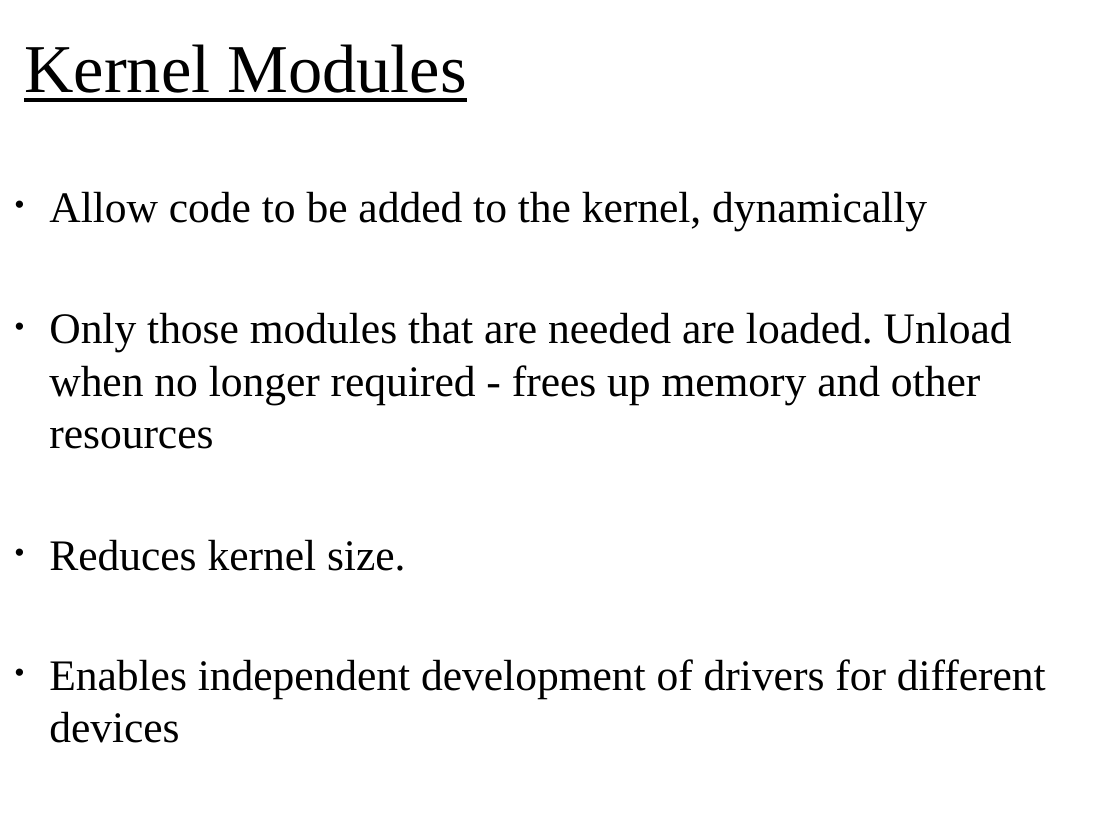
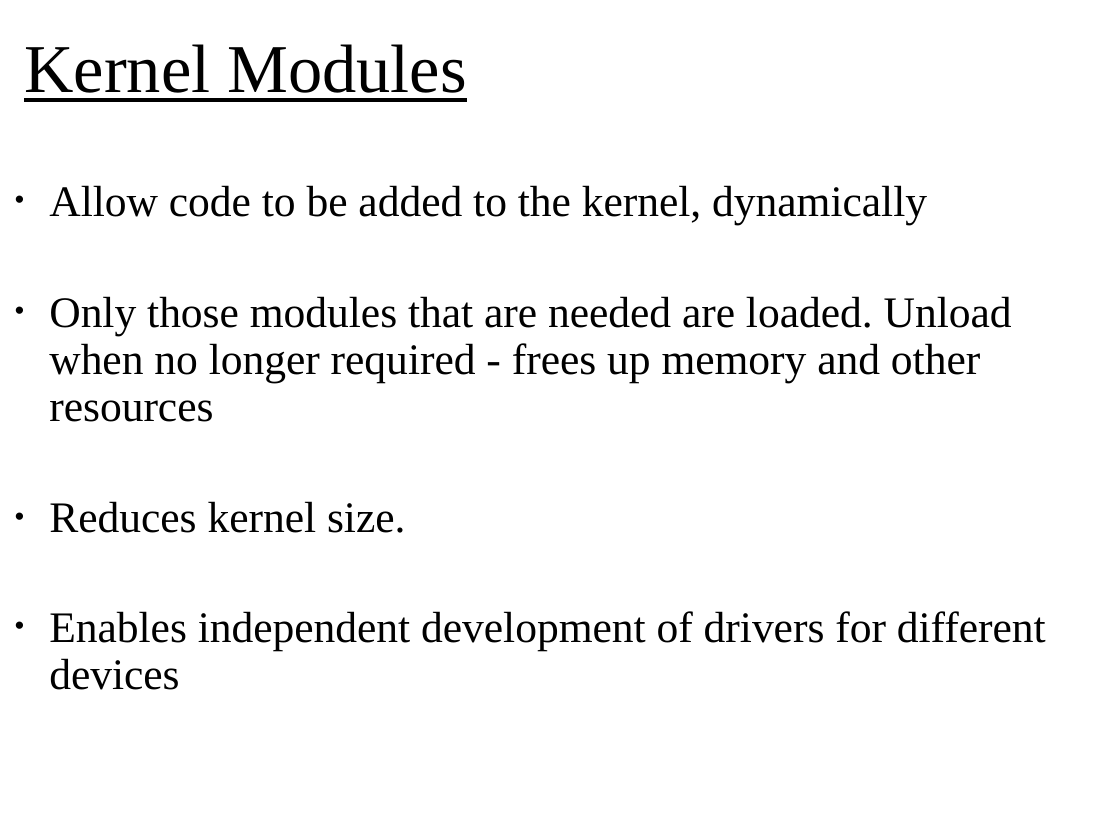
Before and after one commit to oscourse/oscourse.github.io, a slide deck: slide 2 of slides/kernel_modules.pptx. Drawn at 1120x840 pixels with LibreOffice and Linux fonts; fonts in the diff are those of the drawing. Boxes give left, top, right and bottom in pixels: in the first picture for what was removed or moved away, otherwise in the second. Text is boxed around its words. In the diff, an @@ line names an element or a change of style, - is before the commit and + after.

```diff
--- a/slides/kernel_modules.pptx
+++ b/slides/kernel_modules.pptx
@@ text "Allow code to be added ..." at (x1=49, y1=185, x2=1046, y2=690): line spacing 1 to 0.9 @@
```
Also in this commit, not shown: 1 other slide changed, 4 slides added, 2 other files.
